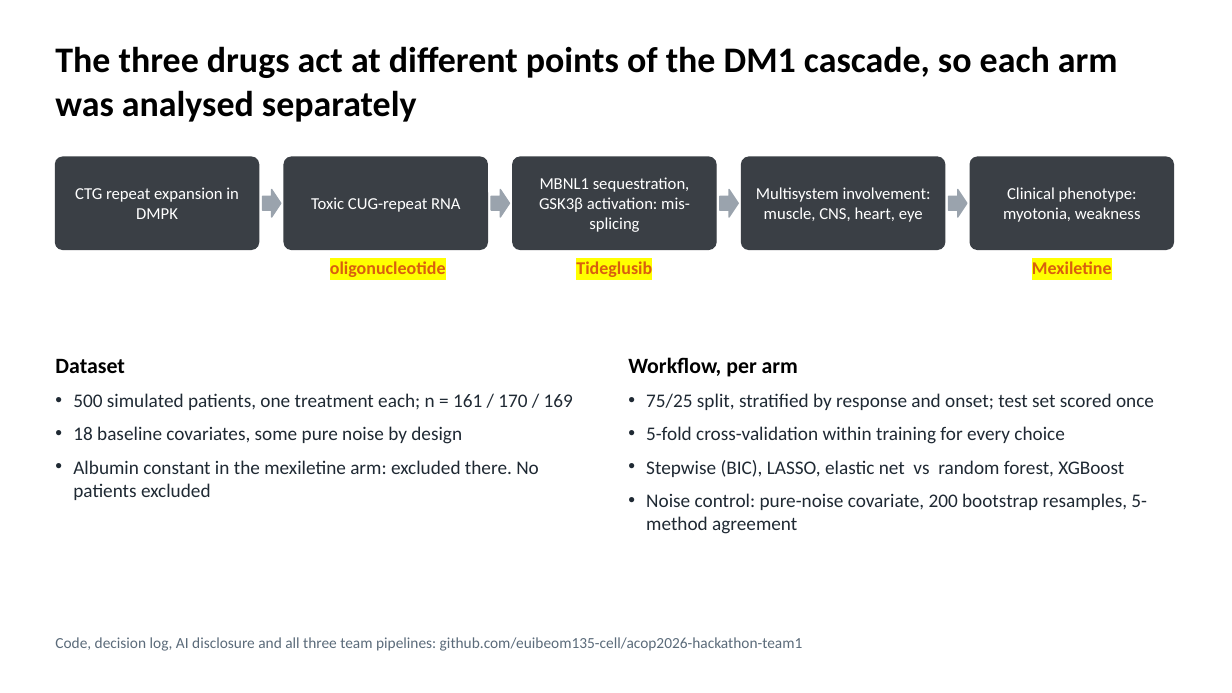
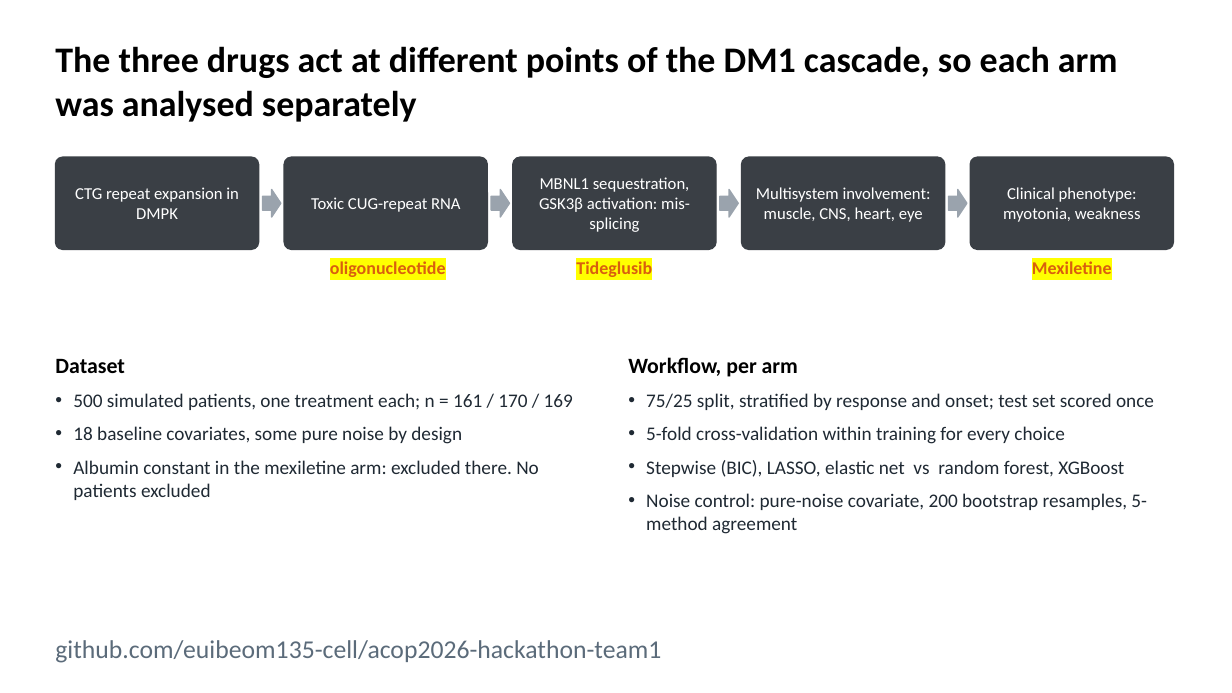
Before and after one commit to euibeom135-cell/acop2026-hackathon-team1, a slide deck: slide 3 of slides/Team1_DM1_slides.pptx. Drawn at 1232x693 pixels with LibreOffice and Linux fonts; fonts in the diff are those of the drawing. Boxes give left, top, right and bottom in pixels: in the first picture for what was removed or moved away, otherwise in the second. Text is boxed around its words. In the diff, an @@ line names an element or a change of style, - is before the commit and + after.

```diff
--- a/slides/Team1_DM1_slides.pptx
+++ b/slides/Team1_DM1_slides.pptx
@@ text at [55,640,661,663]: text changed; size 12 to 20 pt @@
-Code, decision log, AI disclosure and all three team pipelines: github.com/euibeom135-cell/acop2026-hackathon-team1
+github.com/euibeom135-cell/acop2026-hackathon-team1
```
Also in this commit, not shown: 1 other slide changed.
